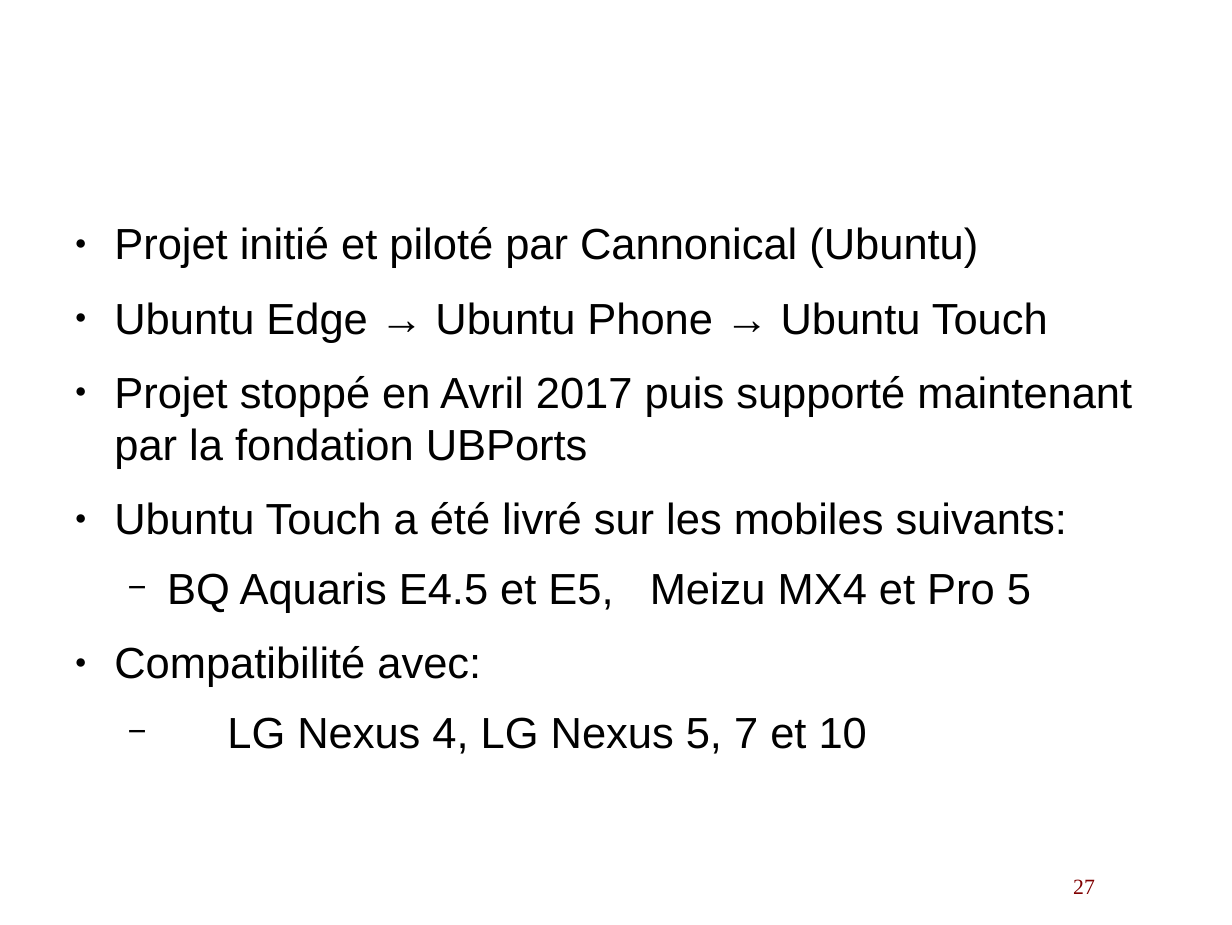
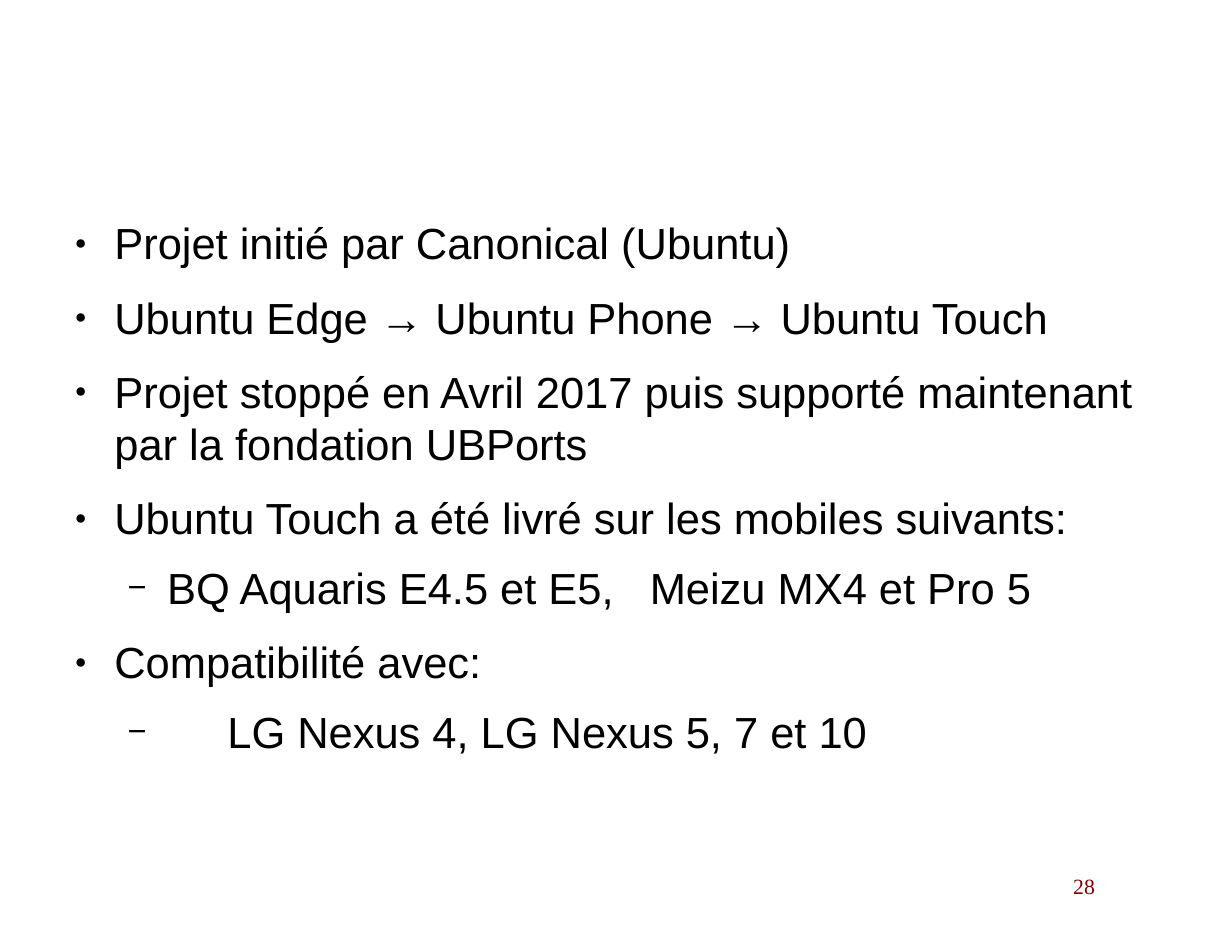
Before and after one commit to lduboeuf/ut-helloworld-py, a slide deck: slide 28 of osmobiles.odp (slide 27 before the commit). Drawn at 1232x925 pixels with LibreOffice and Linux fonts; fonts in the diff are those of the drawing; background and template pictures are left out. Boxes give left, top, right and bottom in pixels: in the first picture for what was removed or moved away, otherwise in the second. Text is boxed around its words. In the diff, an @@ line names an element or a change of style, - is before the commit and + after.

```diff
--- a/osmobiles.odp
+++ b/osmobiles.odp
@@ text at (114,227,790,268): text changed @@
-● Projet initié et piloté par Cannonical (Ubuntu)
+● Projet initié par Canonical (Ubuntu)
@@ page number at (1073,879,1095,895): text changed @@
-27
+28
```
Also in this commit, not shown: 16 other slides changed, 2 slides added.
